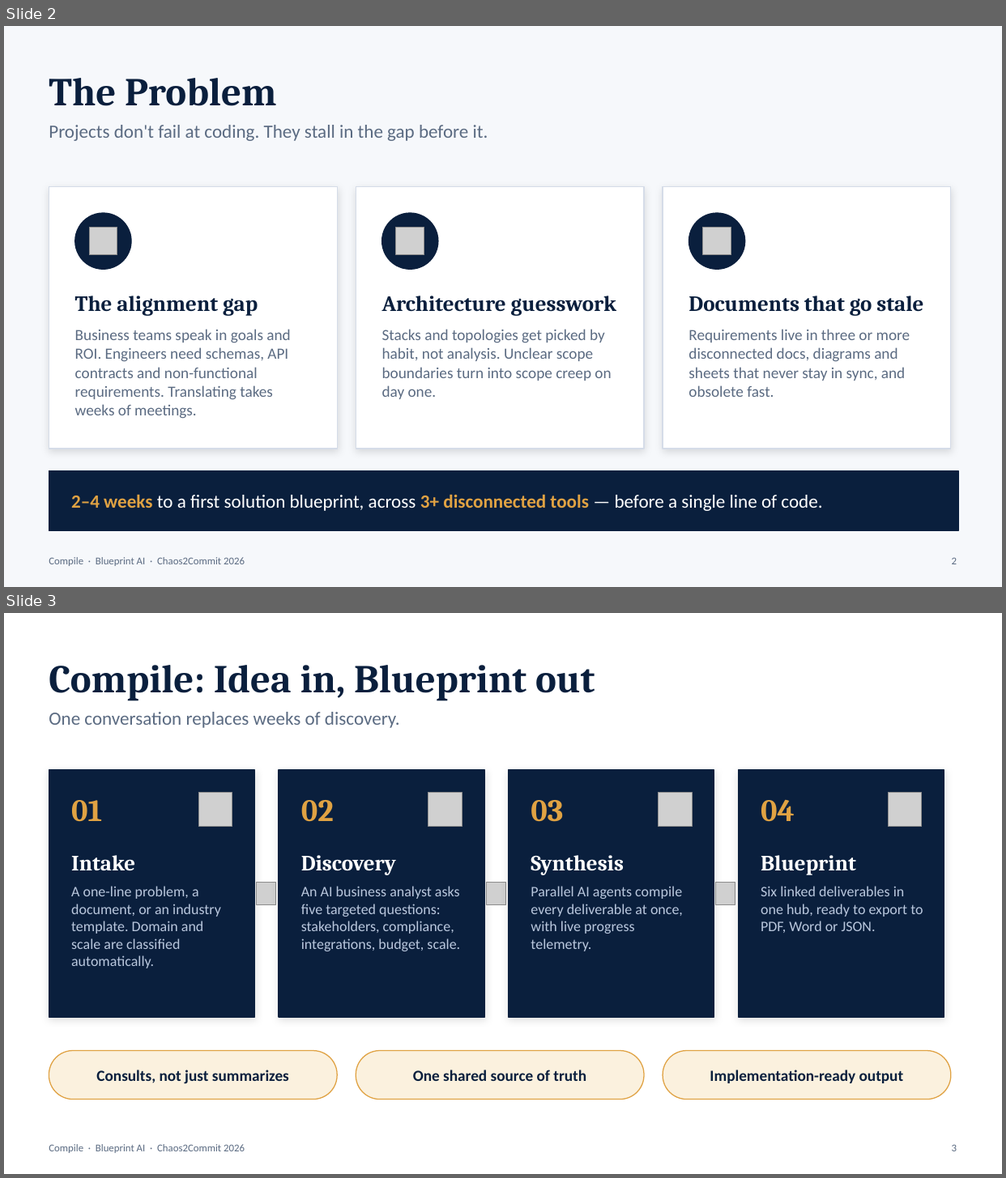
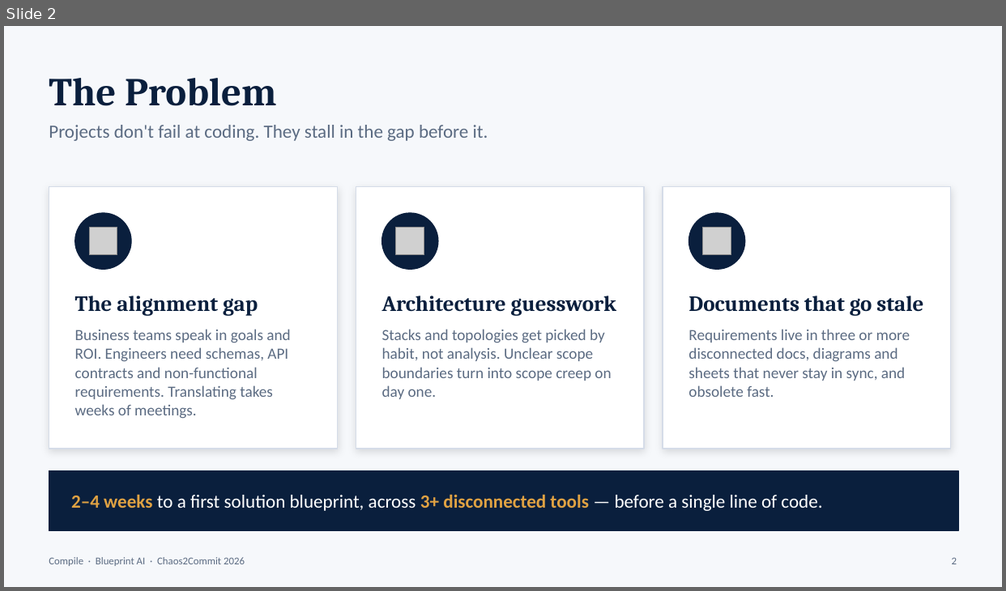
Before and after one commit to d26ce174-Jiya/BluePrint_AI, a slide deck: Sildes/Compile-BluePrint_AI_Final_PPT.pptx. Shown one above the other, each under a label of ours: slides 2 and 3 before the commit, slide 2 after it. The pictures are 1006x1178 and 1006x591 pixels, drawn with LibreOffice and Linux fonts; fonts in the diff are those of the drawing; grey boxes stand for pictures. Boxes give left, top, right and bottom in pixels: in the first picture for what was removed or moved away, otherwise in the second. Text is boxed around its words. In the diff, an @@ line names an element or a change of style, - is before the commit and + after.

```diff
--- a/Sildes/Compile-BluePrint_AI_Final_PPT.pptx
+++ b/Sildes/Compile-BluePrint_AI_Final_PPT.pptx
@@ slide 3 removed at bbox=[4, 613, 1002, 1174], background #FFFFFF @@
@@ text removed at bbox=[49, 665, 594, 700] @@
-Compile: Idea in, Blueprint out
@@ text removed at bbox=[49, 712, 400, 728] @@
-One conversation replaces weeks of discovery.
@@ rectangle removed at bbox=[49, 770, 255, 1017] @@
@@ rectangle removed at bbox=[279, 770, 484, 1017] @@
@@ rectangle removed at bbox=[509, 770, 714, 1017] @@
@@ rectangle removed at bbox=[739, 770, 944, 1017] @@
@@ text removed at bbox=[71, 800, 102, 822] @@
-01
@@ picture removed at bbox=[198, 793, 232, 826] @@
@@ text removed at bbox=[301, 800, 334, 822] @@
-02
@@ picture removed at bbox=[428, 793, 462, 826] @@
@@ text removed at bbox=[530, 800, 563, 822] @@
-03
@@ picture removed at bbox=[658, 793, 692, 826] @@
@@ text removed at bbox=[761, 800, 795, 822] @@
-04
@@ picture removed at bbox=[889, 793, 922, 826] @@
@@ text removed at bbox=[71, 855, 135, 871] @@
-Intake
@@ text removed at bbox=[301, 855, 396, 875] @@
-Discovery
@@ text removed at bbox=[530, 855, 624, 875] @@
-Synthesis
@@ text removed at bbox=[761, 855, 856, 875] @@
-Blueprint
@@ text removed at bbox=[71, 886, 221, 969] @@
-A one-line problem, a document, or an industry template. Domain and scale are classified automatically.
@@ picture removed at bbox=[256, 883, 275, 905] @@
@@ text removed at bbox=[301, 886, 460, 952] @@
-An AI business analyst asks five targeted questions: stakeholders, compliance, integrations, budget, scale.
@@ picture removed at bbox=[486, 883, 505, 905] @@
@@ text removed at bbox=[530, 886, 683, 952] @@
-Parallel AI agents compile every deliverable at once, with live progress telemetry.
@@ picture removed at bbox=[716, 883, 735, 905] @@
@@ text removed at bbox=[761, 886, 923, 933] @@
-Six linked deliverables in one hub, ready to export to PDF, Word or JSON.
@@ rounded rectangle removed at bbox=[49, 1051, 337, 1100] @@
@@ text removed at bbox=[96, 1070, 289, 1084] @@
-Consults, not just summarizes
@@ rounded rectangle removed at bbox=[356, 1051, 644, 1100] @@
@@ text removed at bbox=[413, 1070, 586, 1081] @@
-One shared source of truth
@@ rounded rectangle removed at bbox=[663, 1051, 951, 1100] @@
@@ text removed at bbox=[710, 1070, 904, 1084] @@
-Implementation-ready output
@@ text removed at bbox=[49, 1144, 245, 1153] @@
-Compile · Blueprint AI · Chaos2Commit 2026
@@ text removed at bbox=[952, 1144, 957, 1152] @@
-3
```
Also in this commit, not shown: 1 slide added.
